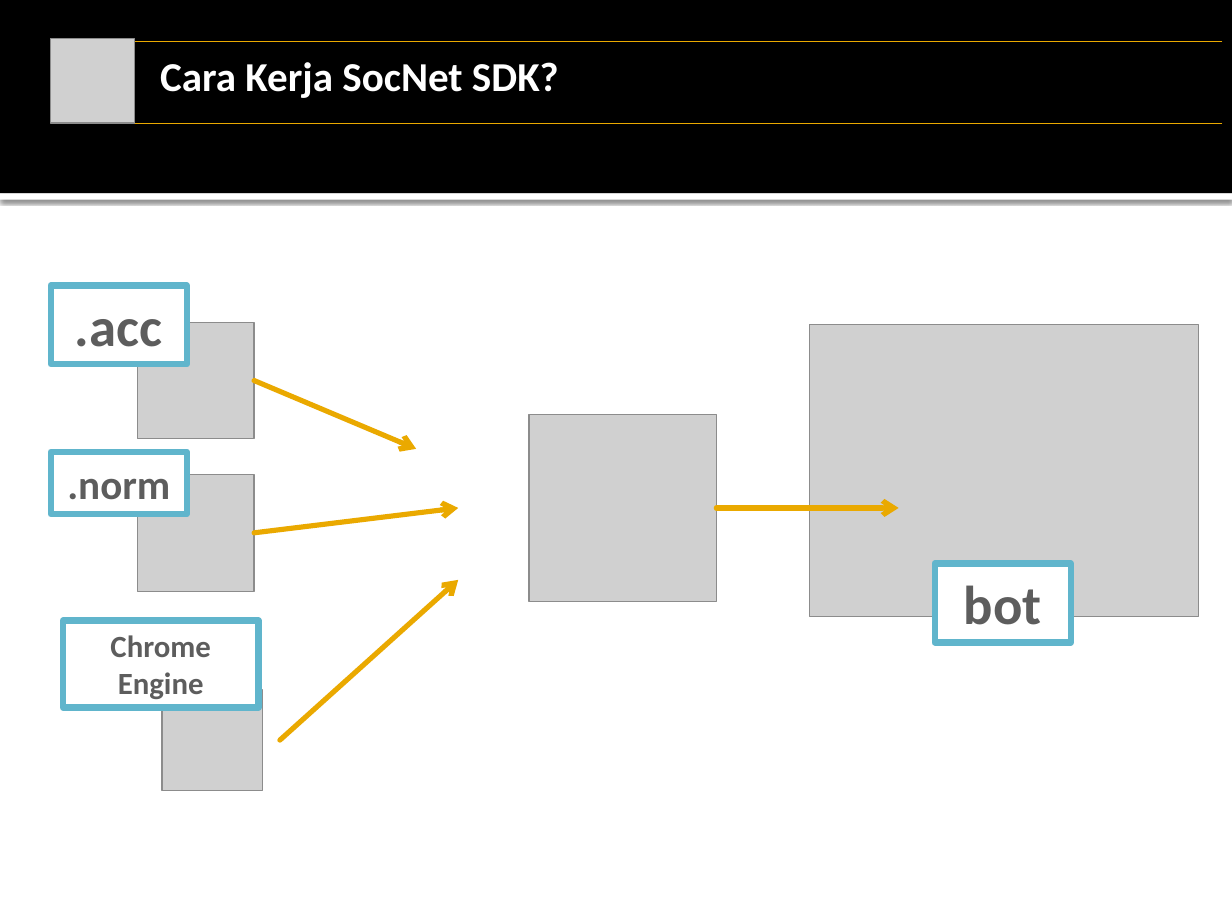
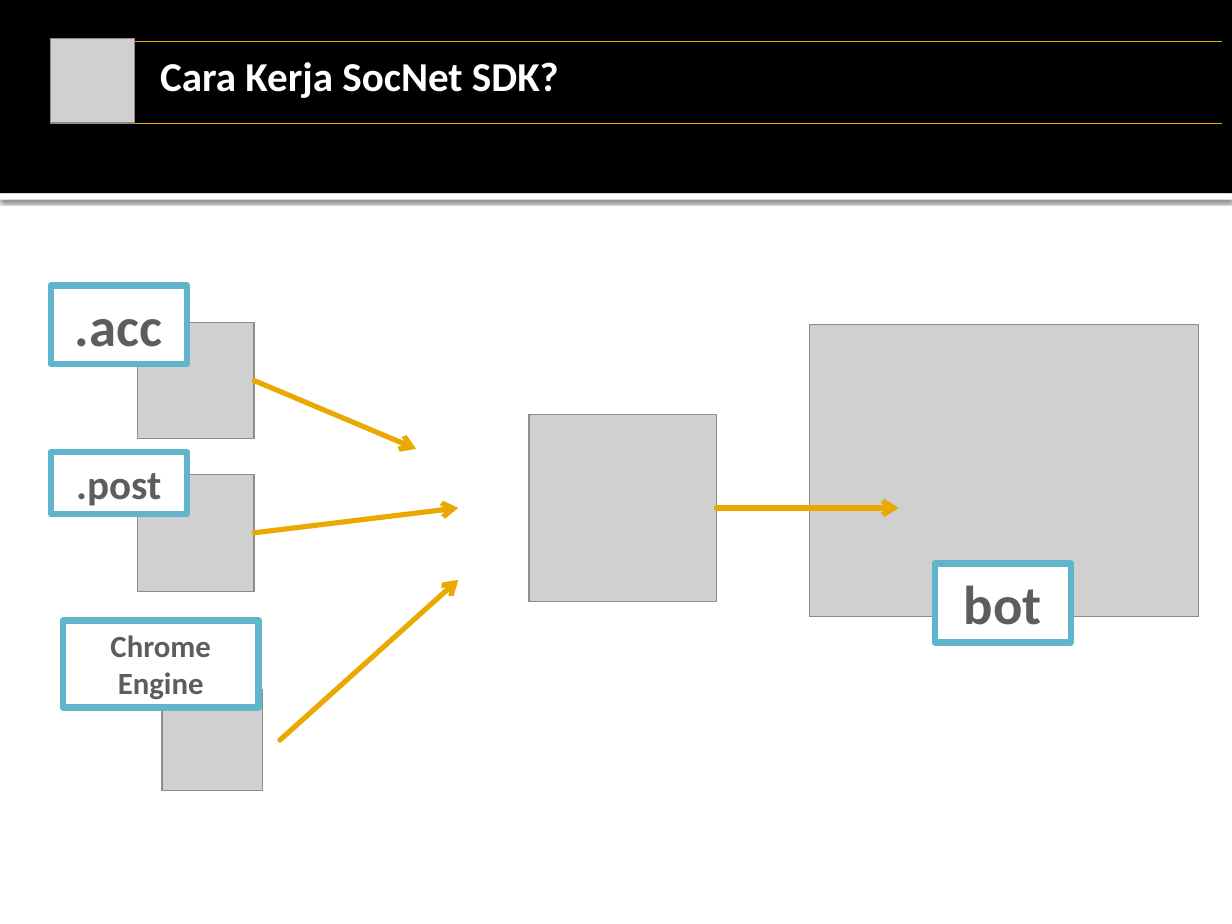
Before and after one commit to fgroupindonesia/socnetsdkv3, a slide deck: slide 7 of tutorials/non-developers/tutorials-non-developers-indonesia.pptx. Drawn at 1232x924 pixels with LibreOffice and Linux fonts; fonts in the diff are those of the drawing; grey boxes stand for pictures. Boxes give left, top, right and bottom in pixels: in the first picture for what was removed or moved away, otherwise in the second. Text is boxed around its words. In the diff, an @@ line names an element or a change of style, - is before the commit and + after.

```diff
--- a/tutorials/non-developers/tutorials-non-developers-indonesia.pptx
+++ b/tutorials/non-developers/tutorials-non-developers-indonesia.pptx
@@ text in rectangle at [76, 473, 161, 506]: text changed @@
-.norm
+.post
```
Also in this commit, not shown: 8 other slides changed, 2 other files.
